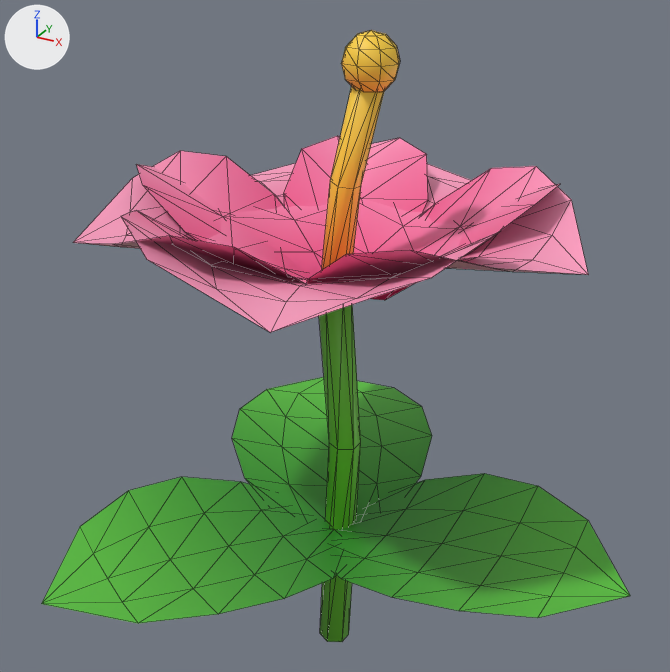
Renders of the glTF model public/assets/environment/foliage/hibiscus.glb from each side of a commit.
One viewpoint serves both versions: a camera (50 mm lens) standing at (0.338, -0.614, 0.618) and looking at (-0.001, 0.003, 0.309). Arrows for +X, +Y and +Z are at upper left; the lights stay in place. The picture after the commit comes second. Mesh edges are drawn as thin lines. Vertices at exactly the same position are counted once.

Names of what the first picture shows: 'hibiscus'.
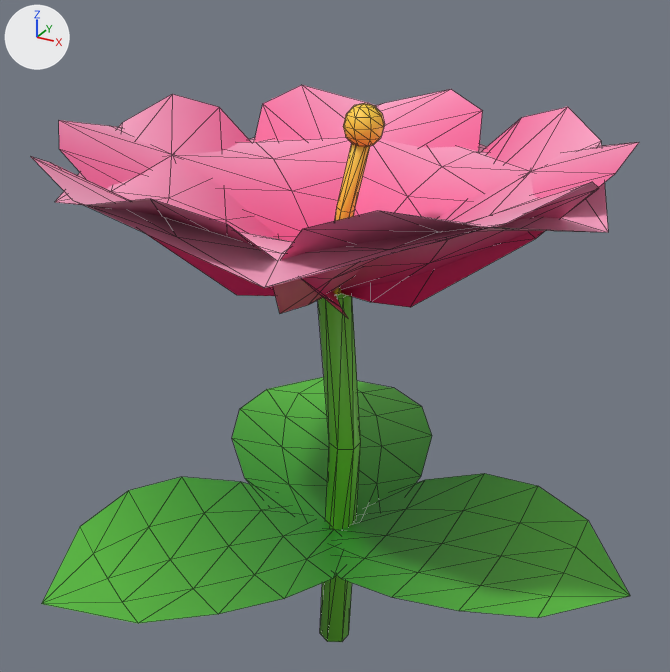
Edits to the bpy script that builds the scene:
```text
Change me_hibiscus:
    used by ob_hibiscus; location = (0.0, 0.0, 0.0)
    remove me_hibiscus.from_pydata(...)  # 288 vertices, 440 faces; spans x -0.183..0.26, y -0.225..0.225, z -0.001..0.552
    add me_hibiscus.from_pydata(...)  # 288 vertices, 440 faces; spans x -0.214..0.26, y -0.225..0.225, z -0.001..0.501
    me_hibiscus part 1: 189 of 288 vertices moved; they spanned x -0.183..0.2, y -0.19..0.19, z 0.349..0.552 and now span x -0.214..0.21, y -0.22..0.22, z 0.349..0.501; mean shift (-0.001, 0.0, 0.005); largest move (0.019, 0.0, 0.549) -> (0.011, 0.0, 0.477)
    me_hibiscus part 2: 184 kept faces spanning x -0.214..0.21, y -0.22..0.22, z 0.35..0.48 get new vertex colours; the middle colour goes from pink #f67ca8 to pink #f97cab
```

Pixel boxes (x1, y1, x2, y2) of what changed, in the pictures (670 x 672 px; the box of a moved part takes in the faces that stretch with it):
'hibiscus', reshaped (9% shorter): before (42, 30, 630, 642); after (30, 85, 639, 642)
part 1 of me_hibiscus, moved or reshaped: before (321, 30, 400, 270); after (333, 103, 384, 295)
part 2 of me_hibiscus, recoloured: before (73, 136, 588, 333); after (30, 85, 639, 318)
